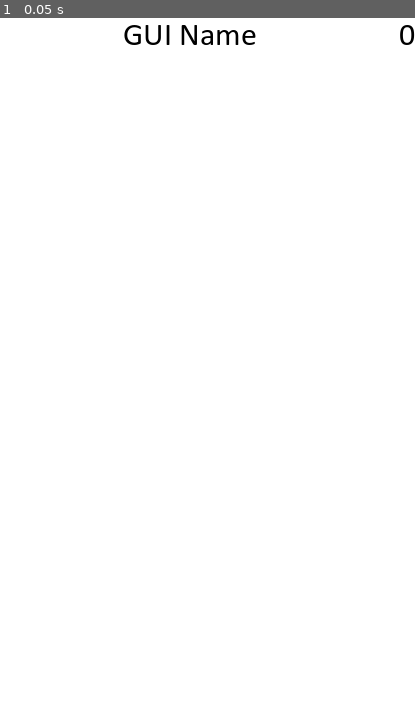
Above: before the commit, frame 1.
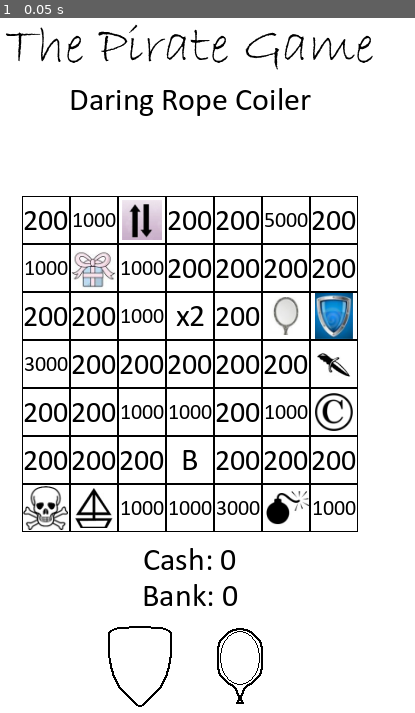
Above: after the commit, the same moment.

Repository: BlockCrafterJ/pirate-game
Game: Godot game, scene res://scenes/game.tscn
The game is run twice, just before and just after one commit, with the same random seed, the same clock (stepped at 60 frames per second) and the same inputs. This scene is started directly instead of the project's main scene.
Inputs:
- Up to frame 1 (0.05 s): no input

The runs differ from the first frame. In frame 1, 13% of the frame differs, in the area x 1-100%, y 1-100%.

Commit message:
Fixed picker

Diff:
--- a/scenes/game.gd
+++ b/scenes/game.gd
@@ -31,6 +31,7 @@
 @onready var item_animation_player: AnimationPlayer = $Control/VBoxContainerBottom/GridContainer/AnimationPlayer
 @onready var picker: Control = $Picker
 @onready var picker_v_box_container: VBoxContainer = $Picker/ColorRect/ScrollContainer/VBoxContainer
+@onready var picker_name: Label = $Picker/ColorRect/Name
 const PLAYER_NAME_RECT = preload("res://scenes/player_name_rect.tscn")
 
 # Called when the node enters the scene tree for the first time.
@@ -190,19 +191,29 @@
 			elif tile_type == Global.PRESENT:
 				player_action = Global.PRESENT
 
-	player_action = Global.SWAP
 	#print("Checkpoint1")
-	if player_action != -1 && player_action != player_previous_action:
+	if player_action != -1:
 		#print("Checkpoint2")
-		if player_name_list != []:
+		match player_action:
+			Global.ROB:
+				picker_name.text = "Rob someone"
+			Global.KILL:
+				picker_name.text = "Kill someone"#
+			Global.WIPE_OUT:
+				picker_name.text = "Skip someone's turn"
+			Global.SWAP:
+				picker_name.text = "Swap money with someone"
+			Global.PRESENT:
+				picker_name.text = "Give someone a present"
+		if player_name_list != [] and player_previous_action != player_action:
 			player_previous_action = player_action
 			picker.set_process(true)
 			picker.visible = true
 			for i in range(len(player_name_list)):
 				var name_rect = PLAYER_NAME_RECT.instantiate()
-				name_rect.add_child(picker_v_box_container)
-				name_rect.player_name = player_name_list[i]
-				name_rect.ID = player_name_list[i]
+				picker_v_box_container.add_child(name_rect)
+				print(player_name_list[i])
+				name_rect.set_text_name(player_name_list[i], str(int(player_ID_list[i])))
 				player_name_rects.append(name_rect)
 	else:
 		for rect in player_name_rects:
--- a/scenes/player_name_rect.gd
+++ b/scenes/player_name_rect.gd
@@ -1,9 +1,7 @@
 extends ColorRect
 
-var player_name := ""
-var ID := ""
 @onready var label: Label = $Label
 
 # Called when the node enters the scene tree for the first time.
-func _update() -> void:
+func set_text_name(player_name, ID) -> void:
 	label.text = player_name + " (" + ID + ")"
--- a/scenes/player_name_rect.tscn
+++ b/scenes/player_name_rect.tscn
@@ -48,11 +48,12 @@
 anchor_bottom = 0.5
 offset_left = 18.0
 offset_top = -16.0
-offset_right = 95.0
+offset_right = 258.0
 offset_bottom = 16.0
 grow_vertical = 2
 text = "Name"
 label_settings = SubResource("LabelSettings_kvpfn")
+autowrap_mode = 3
 
 [node name="Button" type="Button" parent="."]
 layout_mode = 1
